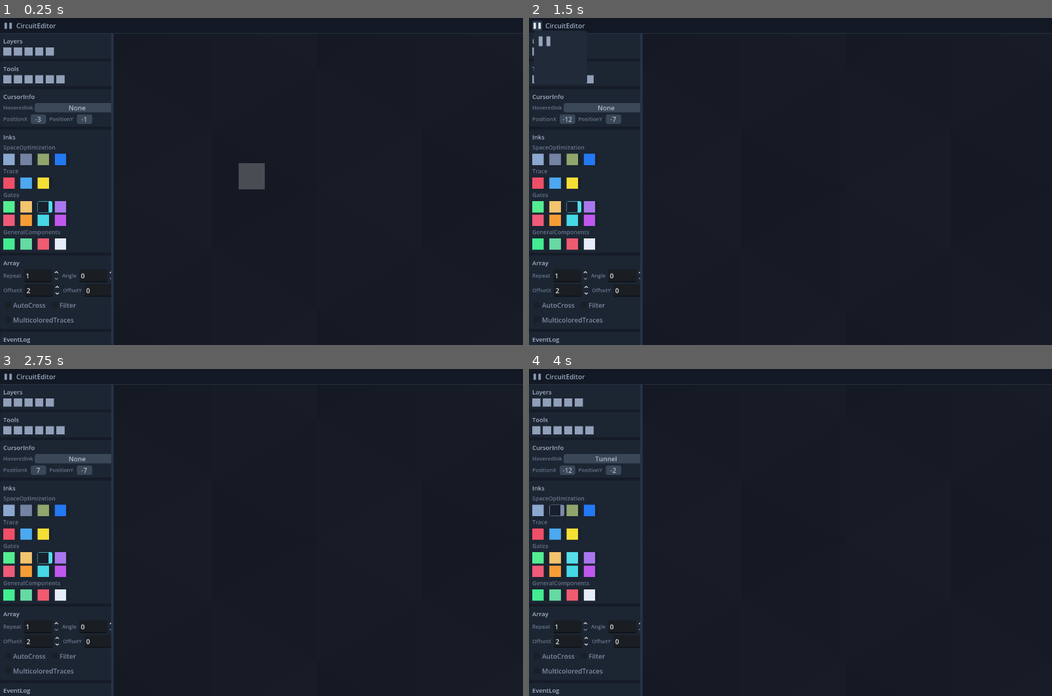
Above: before the commit, frames 1-4 (two rows, left to right).
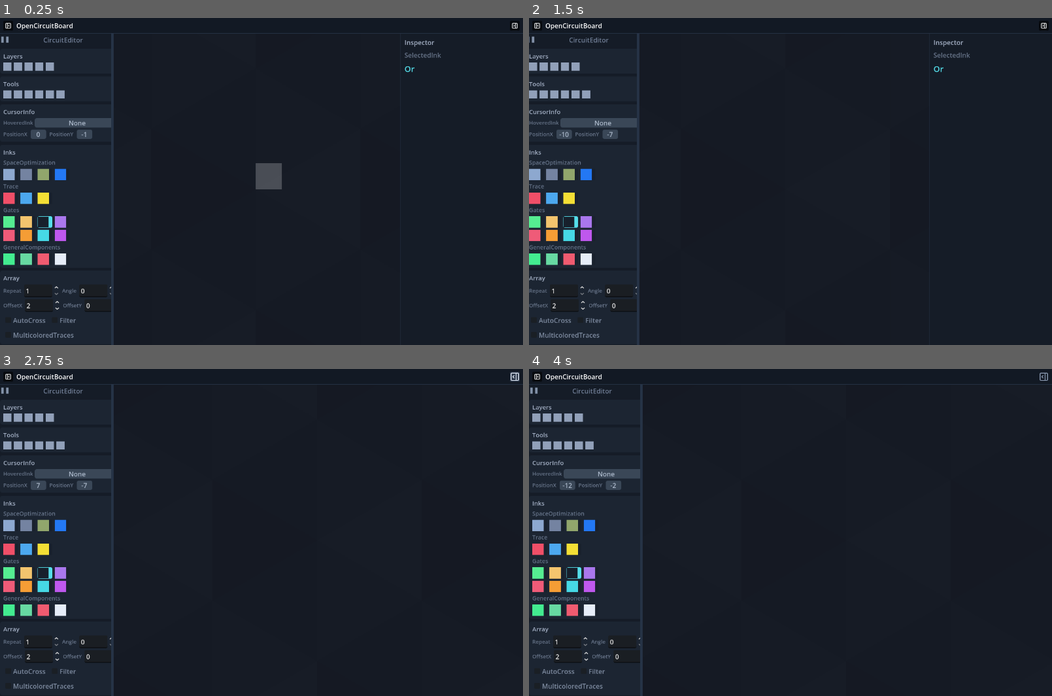
Above: after the commit, the same moments.

Repository: Erlkonigal/OpenCircuitBoard
Game: Godot game, scene res://main.tscn
Same seed, same stepped clock (60 frames per second), same inputs: the game is played once before the commit and once after it.
Inputs (mouse positions are in pixels of both pictures, inside the frame that each line leads up to):
- Up to frame 1 (0.25 s): no input
- Up to frame 2 (1.5 s): click (539, 24) at 0.52 s; click (539, 24) at 1.27 s
- Up to frame 3 (2.75 s): click (512, 375) at 2.02 s
- Up to frame 4 (4 s): click (539, 509) at 2.77 s; click (555, 509) at 3.52 s

The runs differ from the first frame. In frame 1, 6.3% of the frame differs, in the area x 0-99%, y 1-100%; in frame 2, 6.0%; in frame 3, 5.7%; in frame 4, 5.7%.

Commit message:
Restore animated sidebars
Move dock switching into the sidebar header and animate both sidebars.

Diff:
--- a/main.tscn
+++ b/main.tscn
@@ -132,18 +132,28 @@
 grow_vertical = 2
 theme_override_constants/separation = 8
 
-[node name="dockMenuButton" type="Button" parent="Interface/TopBar/Content"]
+[node name="leftSidebarToggle" type="Button" parent="Interface/TopBar/Content"]
 layout_mode = 2
 custom_minimum_size = Vector2(24, 24)
 size_flags_vertical = 4
-tooltip_text = "SwitchDock"
+toggle_mode = true
+button_pressed = true
+tooltip_text = "CloseLeftSidebar"
 
 [node name="Title" type="Label" parent="Interface/TopBar/Content"]
 layout_mode = 2
 size_flags_horizontal = 3
-text = "CircuitEditor"
+text = "OpenCircuitBoard"
 vertical_alignment = 1
 
+[node name="rightSidebarToggle" type="Button" parent="Interface/TopBar/Content"]
+layout_mode = 2
+custom_minimum_size = Vector2(24, 24)
+size_flags_vertical = 4
+toggle_mode = true
+button_pressed = true
+tooltip_text = "CloseRightSidebar"
+
 [node name="DockHost" type="Control" parent="Interface"]
 layout_mode = 3
 anchor_bottom = 1.0
@@ -161,3 +171,42 @@
 offset_right = 278.0
 grow_vertical = 2
 mouse_filter = 0
+
+[node name="RightDock" type="Panel" parent="Interface"]
+layout_mode = 3
+anchor_left = 1.0
+anchor_right = 1.0
+anchor_bottom = 1.0
+offset_left = -300.0
+offset_top = 38.0
+grow_horizontal = 0
+grow_vertical = 2
+mouse_filter = 0
+
+[node name="Margin" type="MarginContainer" parent="Interface/RightDock"]
+layout_mode = 1
+anchors_preset = 15
+anchor_right = 1.0
+anchor_bottom = 1.0
+offset_left = 10.0
+offset_top = 10.0
+offset_right = -10.0
+offset_bottom = -10.0
+grow_horizontal = 2
+grow_vertical = 2
+
+[node name="Content" type="VBoxContainer" parent="Interface/RightDock/Margin"]
+layout_mode = 2
+theme_override_constants/separation = 8
+
+[node name="Title" type="Label" parent="Interface/RightDock/Margin/Content"]
+layout_mode = 2
+text = "Inspector"
+
+[node name="SelectedLabel" type="Label" parent="Interface/RightDock/Margin/Content"]
+layout_mode = 2
+text = "SelectedInk"
+
+[node name="Selection" type="Label" parent="Interface/RightDock/Margin/Content"]
+layout_mode = 2
+text = "Or"
--- a/scripts/circuitEditorDock.gd
+++ b/scripts/circuitEditorDock.gd
@@ -1,5 +1,6 @@
 extends "res://scripts/dockView.gd"
 
+signal dockMenuRequested(menuButton: Button)
 signal inkSelected(ink: Dictionary)
 
 const InkRegistry := preload("res://scripts/inkRegistry.gd")
@@ -11,6 +12,7 @@
 var positionYLabel: Label
 var eventLog: RichTextLabel
 var solidIcon: ImageTexture
+var dockMenuButton: Button
 
 func _init() -> void:
 	dockId = "circuitEditor"
@@ -34,6 +36,7 @@
 	root.set_anchors_and_offsets_preset(Control.PRESET_FULL_RECT)
 	root.add_theme_constant_override("separation", 6)
 	background.add_child(root)
+	root.add_child(buildHeader())
 	var scroll := ScrollContainer.new()
 	scroll.size_flags_vertical = Control.SIZE_EXPAND_FILL
 	scroll.horizontal_scroll_mode = ScrollContainer.SCROLL_MODE_DISABLED
@@ -49,6 +52,34 @@
 	content.add_child(buildInksSection())
 	content.add_child(buildArraySection())
 	content.add_child(buildEventLogSection())
+
+func buildHeader() -> Control:
+	var header := HBoxContainer.new()
+	header.custom_minimum_size = Vector2(0, 31)
+	header.add_theme_constant_override("separation", 6)
+	dockMenuButton = Button.new()
+	dockMenuButton.custom_minimum_size = Vector2(24, 24)
+	dockMenuButton.tooltip_text = "SwitchDock"
+	dockMenuButton.icon = dockIcon
+	dockMenuButton.expand_icon = true
+	dockMenuButton.add_theme_color_override("icon_normal_color", Color("8493aa"))
+	dockMenuButton.add_theme_color_override("icon_hover_color", Color("d5deed"))
+	dockMenuButton.add_theme_stylebox_override("normal", makeBox(Color.TRANSPARENT, 2, Color.TRANSPARENT))
+	dockMenuButton.add_theme_stylebox_override("hover", makeBox(Color("273243"), 2, Color.TRANSPARENT))
+	dockMenuButton.pressed.connect(func() -> void: dockMenuRequested.emit(dockMenuButton))
+	header.add_child(dockMenuButton)
+	var title := Label.new()
+	title.text = dockTitle
+	title.size_flags_horizontal = Control.SIZE_EXPAND_FILL
+	title.horizontal_alignment = HORIZONTAL_ALIGNMENT_CENTER
+	title.vertical_alignment = VERTICAL_ALIGNMENT_CENTER
+	title.add_theme_color_override("font_color", Color("728098"))
+	title.add_theme_font_size_override("font_size", 16)
+	header.add_child(title)
+	var spacer := Control.new()
+	spacer.custom_minimum_size = Vector2(24, 24)
+	header.add_child(spacer)
+	return header
 
 func buildLayersSection() -> Control:
 	var panel := makeSection()
--- a/scripts/editorUi.gd
+++ b/scripts/editorUi.gd
@@ -1,24 +1,39 @@
 extends Control
 
 const DockRegistry := preload("res://scripts/dockRegistry.gd")
+const panelLeftCloseIcon := preload("res://assets/panelLeftClose.svg")
+const panelLeftOpenIcon := preload("res://assets/panelLeftOpen.svg")
+const panelRightCloseIcon := preload("res://assets/panelRightClose.svg")
+const panelRightOpenIcon := preload("res://assets/panelRightOpen.svg")
+const sidebarAnimationDuration := 0.18
 
 @onready var board: Node2D = $BoardViewport/SubViewport/CircuitBoard
 @onready var boardViewport: SubViewportContainer = $BoardViewport
 @onready var topBar: Panel = $Interface/TopBar
-@onready var dockMenuButton: Button = $Interface/TopBar/Content/dockMenuButton
-@onready var dockTitle: Label = $Interface/TopBar/Content/Title
+@onready var leftSidebarToggle: Button = $Interface/TopBar/Content/leftSidebarToggle
+@onready var rightSidebarToggle: Button = $Interface/TopBar/Content/rightSidebarToggle
 @onready var dockHost: Control = $Interface/DockHost
 @onready var dockResizeHandle: ColorRect = $Interface/DockResizeHandle
+@onready var rightDock: Panel = $Interface/RightDock
+@onready var selectionLabel: Label = $Interface/RightDock/Margin/Content/Selection
 
 var dockDefinitions: Array[Dictionary] = []
 var currentDock: Control
 var dockMenu: PopupPanel
 var dockWidth := 272.0
+var rightDockWidth := 300.0
+var leftSidebarOpen := true
+var rightSidebarOpen := true
 var isResizingDock := false
+var leftSidebarTween: Tween
+var rightSidebarTween: Tween
+var boardLayoutTween: Tween
 
 func _ready() -> void:
 	configureTopBar()
-	dockMenuButton.pressed.connect(showDockMenu.bind(dockMenuButton))
+	configureRightDock()
+	leftSidebarToggle.toggled.connect(setLeftSidebarOpen)
+	rightSidebarToggle.toggled.connect(setRightSidebarOpen)
 	dockResizeHandle.gui_input.connect(handleDockResizeInput)
 	dockResizeHandle.mouse_entered.connect(func() -> void: dockResizeHandle.color = Color("5d7090"))
 	dockResizeHandle.mouse_exited.connect(func() -> void:
@@ -32,6 +47,8 @@
 		return
 	buildDockMenu()
 	activateDock(String(dockDefinitions[0].dockId))
+	setLeftSidebarOpen(leftSidebarToggle.button_pressed, false)
+	setRightSidebarOpen(rightSidebarToggle.button_pressed, false)
 
 func _process(_delta: float) -> void:
 	if currentDock == null or not currentDock.has_method("updateCursorInfo"):
@@ -82,10 +99,10 @@
 	currentDock = dockScene.instantiate() as Control
 	dockHost.add_child(currentDock)
 	currentDock.set_anchors_and_offsets_preset(Control.PRESET_FULL_RECT)
+	if currentDock.has_signal("dockMenuRequested"):
+		currentDock.connect("dockMenuRequested", showDockMenu)
 	if currentDock.has_signal("inkSelected"):
 		currentDock.connect("inkSelected", selectInk)
-	dockTitle.text = String(definition.dockTitle)
-	dockMenuButton.icon = definition.dockIcon
 	setDockWidth(float(definition.dockWidth))
 
 func showDockMenu(menuButton: Button) -> void:
@@ -96,6 +113,76 @@
 
 func selectInk(ink: Dictionary) -> void:
 	board.call("selectTool", String(ink.toolId))
+	selectionLabel.text = String(ink.title)
+
+func setLeftSidebarOpen(isOpen: bool, animate := true) -> void:
+	leftSidebarOpen = isOpen
+	leftSidebarToggle.set_pressed_no_signal(isOpen)
+	updateSidebarLayout(animate)
+
+func setRightSidebarOpen(isOpen: bool, animate := true) -> void:
+	rightSidebarOpen = isOpen
+	rightSidebarToggle.set_pressed_no_signal(isOpen)
+	updateSidebarLayout(animate)
+
+func setDockWidth(requestedWidth: float) -> void:
+	var maximumWidth := maxf(208.0, minf(480.0, size.x * 0.5))
+	dockWidth = clampf(requestedWidth, 208.0, maximumWidth)
+	updateSidebarLayout(false)
+
+func updateSidebarLayout(animate: bool) -> void:
+	leftSidebarToggle.icon = panelLeftCloseIcon if leftSidebarOpen else panelLeftOpenIcon
+	rightSidebarToggle.icon = panelRightCloseIcon if rightSidebarOpen else panelRightOpenIcon
+	leftSidebarToggle.tooltip_text = "CloseLeftSidebar" if leftSidebarOpen else "OpenLeftSidebar"
+	rightSidebarToggle.tooltip_text = "CloseRightSidebar" if rightSidebarOpen else "OpenRightSidebar"
+	var leftStart := 0.0 if leftSidebarOpen else -dockWidth
+	var leftEnd := dockWidth if leftSidebarOpen else 0.0
+	var rightStart := -rightDockWidth if rightSidebarOpen else 0.0
+	var rightEnd := 0.0 if rightSidebarOpen else rightDockWidth
+	var resizeStart := dockWidth if leftSidebarOpen else -6.0
+	var resizeEnd := dockWidth + 6.0 if leftSidebarOpen else 0.0
+	var boardLeft := dockWidth if leftSidebarOpen else 0.0
+	var boardRight := rightDockWidth if rightSidebarOpen else 0.0
+	if leftSidebarTween:
+		leftSidebarTween.kill()
+	if rightSidebarTween:
+		rightSidebarTween.kill()
+	if boardLayoutTween:
+		boardLayoutTween.kill()
+	if not animate:
+		dockHost.offset_left = leftStart
+		dockHost.offset_right = leftEnd
+		rightDock.offset_left = rightStart
+		rightDock.offset_right = rightEnd
+		dockResizeHandle.offset_left = resizeStart
+		dockResizeHandle.offset_right = resizeEnd
+		dockResizeHandle.visible = leftSidebarOpen
+		boardViewport.offset_left = boardLeft
+		boardViewport.offset_right = -boardRight
+		return
+	dockHost.visible = true
+	rightDock.visible = true
+	dockResizeHandle.visible = true
+	leftSidebarTween = create_tween().set_trans(Tween.TRANS_QUAD).set_ease(Tween.EASE_OUT)
+	leftSidebarTween.tween_property(dockHost, "offset_left", leftStart, sidebarAnimationDuration)
+	leftSidebarTween.parallel().tween_property(dockHost, "offset_right", leftEnd, sidebarAnimationDuration)
+	leftSidebarTween.parallel().tween_property(dockResizeHandle, "offset_left", resizeStart, sidebarAnimationDuration)
+	leftSidebarTween.parallel().tween_property(dockResizeHandle, "offset_right", resizeEnd, sidebarAnimationDuration)
+	leftSidebarTween.chain().tween_callback(finishLeftSidebarTransition.bind(leftSidebarOpen))
+	rightSidebarTween = create_tween().set_trans(Tween.TRANS_QUAD).set_ease(Tween.EASE_OUT)
+	rightSidebarTween.tween_property(rightDock, "offset_left", rightStart, sidebarAnimationDuration)
+	rightSidebarTween.parallel().tween_property(rightDock, "offset_right", rightEnd, sidebarAnimationDuration)
+	rightSidebarTween.chain().tween_callback(finishRightSidebarTransition.bind(rightSidebarOpen))
+	boardLayoutTween = create_tween().set_trans(Tween.TRANS_QUAD).set_ease(Tween.EASE_OUT)
+	boardLayoutTween.tween_property(boardViewport, "offset_left", boardLeft, sidebarAnimationDuration)
+	boardLayoutTween.parallel().tween_property(boardViewport, "offset_right", -boardRight, sidebarAnimationDuration)
+
+func finishLeftSidebarTransition(isOpen: bool) -> void:
+	if leftSidebarOpen == isOpen:
+		dockResizeHandle.visible = isOpen
+
+func finishRightSidebarTransition(_isOpen: bool) -> void:
+	pass
 
 func handleDockResizeInput(event: InputEvent) -> void:
 	var mouseButton := event as InputEventMouseButton
@@ -109,14 +196,6 @@
 		setDockWidth(get_global_mouse_position().x)
 		get_viewport().set_input_as_handled()
 
-func setDockWidth(requestedWidth: float) -> void:
-	var maximumWidth := maxf(208.0, minf(480.0, size.x * 0.5))
-	dockWidth = clampf(requestedWidth, 208.0, maximumWidth)
-	dockHost.offset_right = dockWidth
-	boardViewport.offset_left = dockWidth
-	dockResizeHandle.offset_left = dockWidth
-	dockResizeHandle.offset_right = dockWidth + 6.0
-
 func syncDockLayout() -> void:
 	setDockWidth(dockWidth)
 
@@ -126,15 +205,28 @@
 	topBarBox.border_width_bottom = 1
 	topBarBox.border_color = Color("263346")
 	topBar.add_theme_stylebox_override("panel", topBarBox)
-	dockTitle.add_theme_color_override("font_color", Color("99a8bf"))
-	dockTitle.add_theme_font_size_override("font_size", 16)
-	dockMenuButton.expand_icon = true
-	dockMenuButton.add_theme_color_override("icon_normal_color", Color("8d9db5"))
-	dockMenuButton.add_theme_color_override("icon_hover_color", Color("e1e9f6"))
-	dockMenuButton.add_theme_stylebox_override("normal", makeMenuItemBox(Color.TRANSPARENT))
-	dockMenuButton.add_theme_stylebox_override("hover", makeMenuItemBox(Color("2b374a")))
+	for sidebarToggle in [leftSidebarToggle, rightSidebarToggle]:
+		sidebarToggle.expand_icon = true
+		sidebarToggle.add_theme_color_override("icon_normal_color", Color("8d9db5"))
+		sidebarToggle.add_theme_color_override("icon_hover_color", Color("e1e9f6"))
+		sidebarToggle.add_theme_stylebox_override("normal", makeMenuItemBox(Color.TRANSPARENT))
+		sidebarToggle.add_theme_stylebox_override("hover", makeMenuItemBox(Color("2b374a")))
 	dockResizeHandle.color = Color("263346")
 	dockResizeHandle.mouse_default_cursor_shape = Control.CURSOR_HSIZE
+
+func configureRightDock() -> void:
+	var rightDockBox := StyleBoxFlat.new()
+	rightDockBox.bg_color = Color("151c27")
+	rightDockBox.border_width_left = 1
+	rightDockBox.border_color = Color("263346")
+	rightDock.add_theme_stylebox_override("panel", rightDockBox)
+	var title := $Interface/RightDock/Margin/Content/Title as Label
+	var selectedLabel := $Interface/RightDock/Margin/Content/SelectedLabel as Label
+	title.add_theme_color_override("font_color", Color("a4b0c5"))
+	title.add_theme_font_size_override("font_size", 16)
+	selectedLabel.add_theme_color_override("font_color", Color("68758a"))
+	selectionLabel.add_theme_color_override("font_color", Color("55dfeb"))
+	selectionLabel.add_theme_font_size_override("font_size", 20)
 
 func makeMenuBox() -> StyleBoxFlat:
 	var box := StyleBoxFlat.new()
--- a/scripts/visualCapture.gd
+++ b/scripts/visualCapture.gd
@@ -34,7 +34,7 @@
 	var dockMenu := main.get("dockMenu") as PopupPanel
 	assert(dockMenu.get_child_count() == 1)
 	assert(dockMenu.get_child(0).get_child_count() == 1)
-	var dockMenuButton := main.get_node("Interface/TopBar/Content/dockMenuButton") as Button
+	var dockMenuButton := circuitEditorDock.get("dockMenuButton") as Button
 	dockMenuButton.emit_signal("pressed")
 	await process_frame
 	assert(dockMenu.visible)
@@ -45,6 +45,17 @@
 	main.call("setDockWidth", 1.0)
 	assert(is_equal_approx(dockHost.offset_right, 208.0))
 	main.call("setDockWidth", 272.0)
+	main.call("setLeftSidebarOpen", false)
+	await create_timer(0.25).timeout
+	assert(is_equal_approx(dockHost.offset_right, 0.0))
+	assert(is_equal_approx((main.get_node("BoardViewport") as Control).offset_left, 0.0))
+	main.call("setLeftSidebarOpen", true)
+	await create_timer(0.25).timeout
+	main.call("setRightSidebarOpen", false)
+	await create_timer(0.25).timeout
+	assert(is_equal_approx((main.get_node("BoardViewport") as Control).offset_right, 0.0))
+	main.call("setRightSidebarOpen", true)
+	await create_timer(0.25).timeout
 	var inkButtons: Dictionary = circuitEditorDock.get("inkButtons")
 	assert(inkButtons.size() == 19)
 	var toolRegistry: Dictionary = board.get("toolRegistry")
